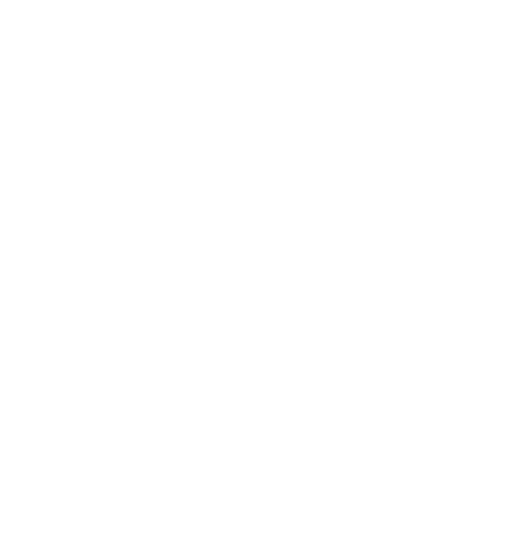
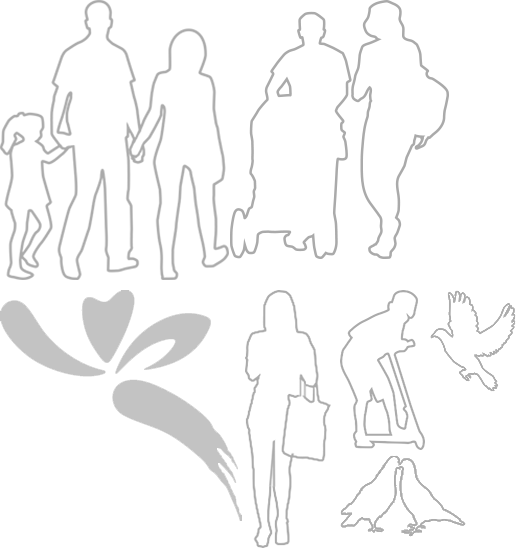
Layers edited between the first and the second 520px x 550px image:
added layer "Layer 8" above "Layer 7" over (0, 0, 516, 548)
renamed "Layer 9" to "Layer 7", hid it over (340, 455, 466, 537)
hid "Layer 6" over (430, 290, 516, 392)
hid "Layer 5" over (340, 290, 425, 450)
hid "Layer 4" over (245, 290, 331, 548)
hid "Layer 3" over (0, 290, 242, 521)
hid "Layer 2" over (230, 0, 449, 259)
hid "Layer 1" over (0, 0, 229, 280)
